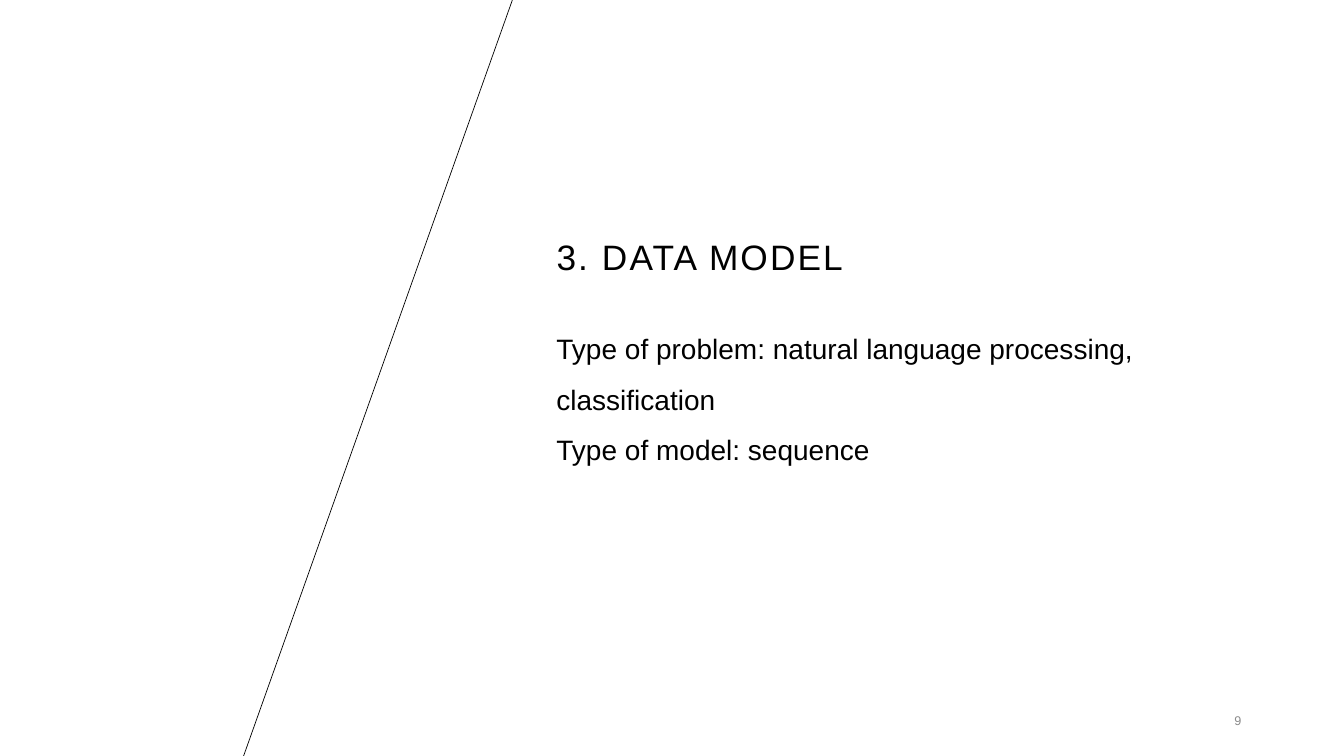
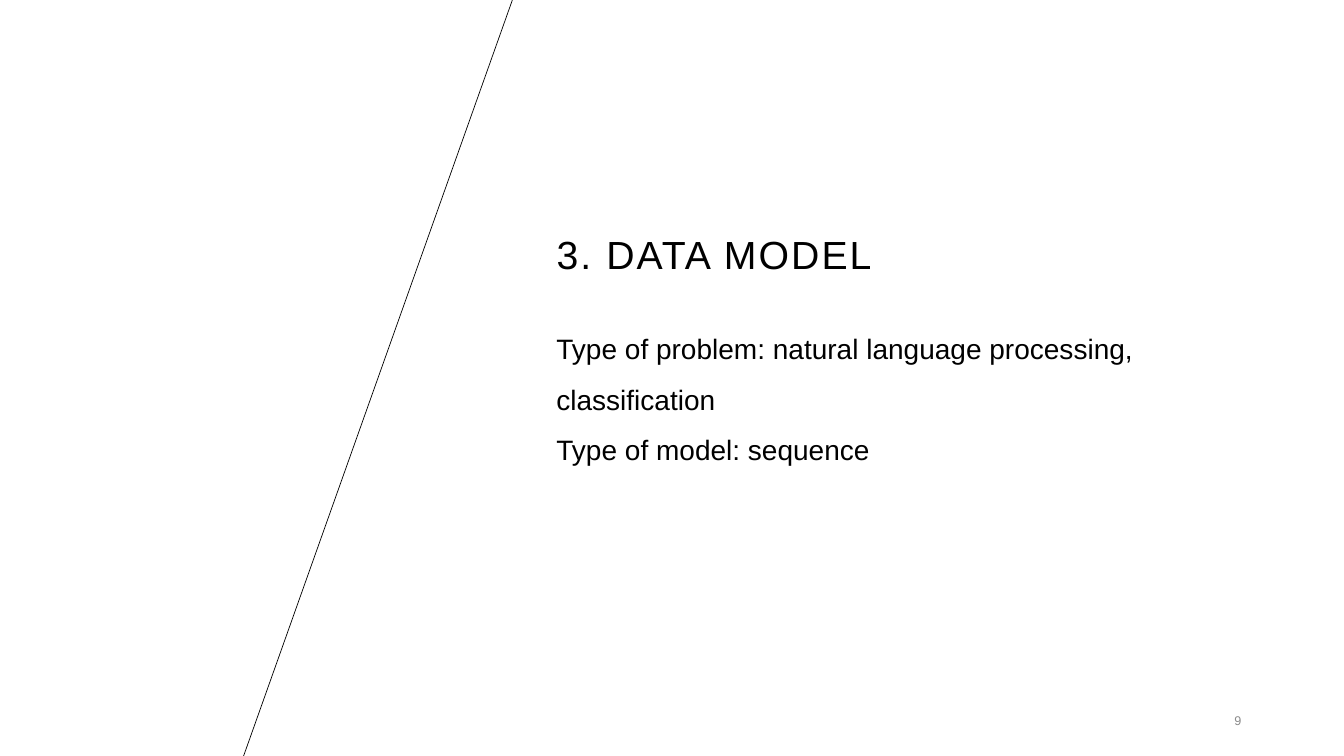
Before and after one commit to ngannk92/tweet_sentiment, a slide deck: slide 9 of tweet sentiment.pptx. Drawn at 1344x756 pixels with LibreOffice and Linux fonts; fonts in the diff are those of the drawing; background and template pictures are left out. Boxes give left, top, right and bottom in pixels: in the first picture for what was removed or moved away, otherwise in the second. Text is boxed around its words. In the diff, an @@ line names an element or a change of style, - is before the commit and + after.

```diff
--- a/tweet sentiment.pptx
+++ b/tweet sentiment.pptx
@@ title "3. DATA MODEL" at (557,241,872,270): size 25.2 to 28 pt @@
```
Also in this commit, not shown: 2 other slides changed, 2 slides added.
